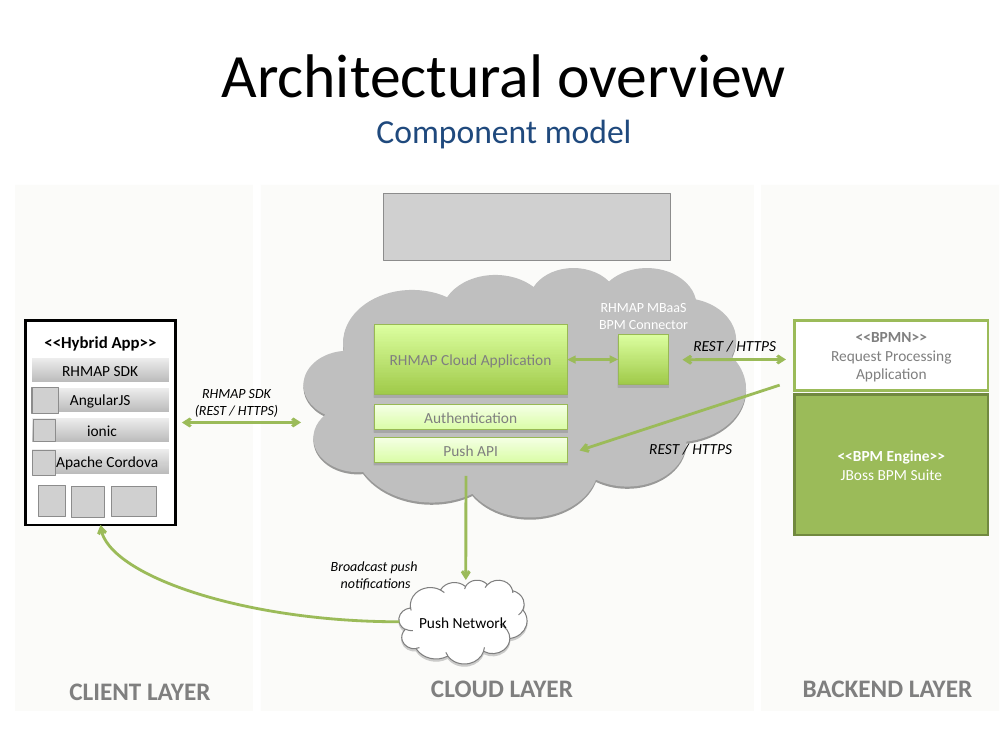
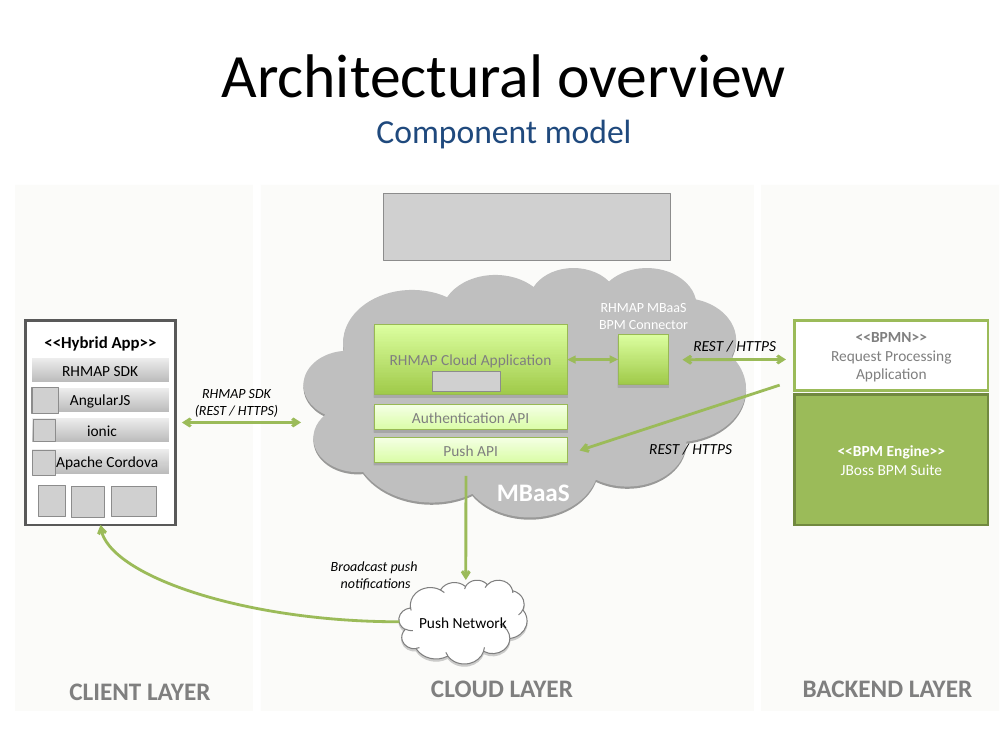
Before and after one commit to sebastianfaulhaber/mobile-demo, a slide deck: slide 3 of rhmap-mobile-bpm-showcase/doc/architecture-slides.ppt (slide 2 before the commit). Drawn at 1008x756 pixels with LibreOffice and Linux fonts; fonts in the diff are those of the drawing; grey boxes stand for pictures. Boxes give left, top, right and bottom in pixels: in the first picture for what was removed or moved away, otherwise in the second. Text is boxed around its words. In the diff, an @@ line names an element or a change of style, - is before the commit and + after.

```diff
--- a/rhmap-mobile-bpm-showcase/doc/architecture-slides.ppt
+++ b/rhmap-mobile-bpm-showcase/doc/architecture-slides.ppt
@@ rectangle "<<Hybrid App>>" at bbox=[26, 321, 175, 525]: outline #000000 2.01 pt to #595959 2.01 pt @@
@@ picture added at bbox=[432, 372, 500, 391] @@
@@ text in rectangle at bbox=[412, 412, 529, 430]: text changed @@
-Authentication
+Authentication API
@@ rectangle "<<BPM Engine>>": place and size @@
-rectangle "<<BPM Engine>>" at bbox=[795, 395, 989, 535]
+rectangle "<<BPM Engine>>" at bbox=[795, 395, 989, 525]
@@ text added at bbox=[497, 485, 570, 501], 18 pt, text #FFFFFF, bold @@
+MBaaS
```
Also in this commit, not shown: 1 other slide changed, 1 slide added, 1 slide removed, 2 other files.
